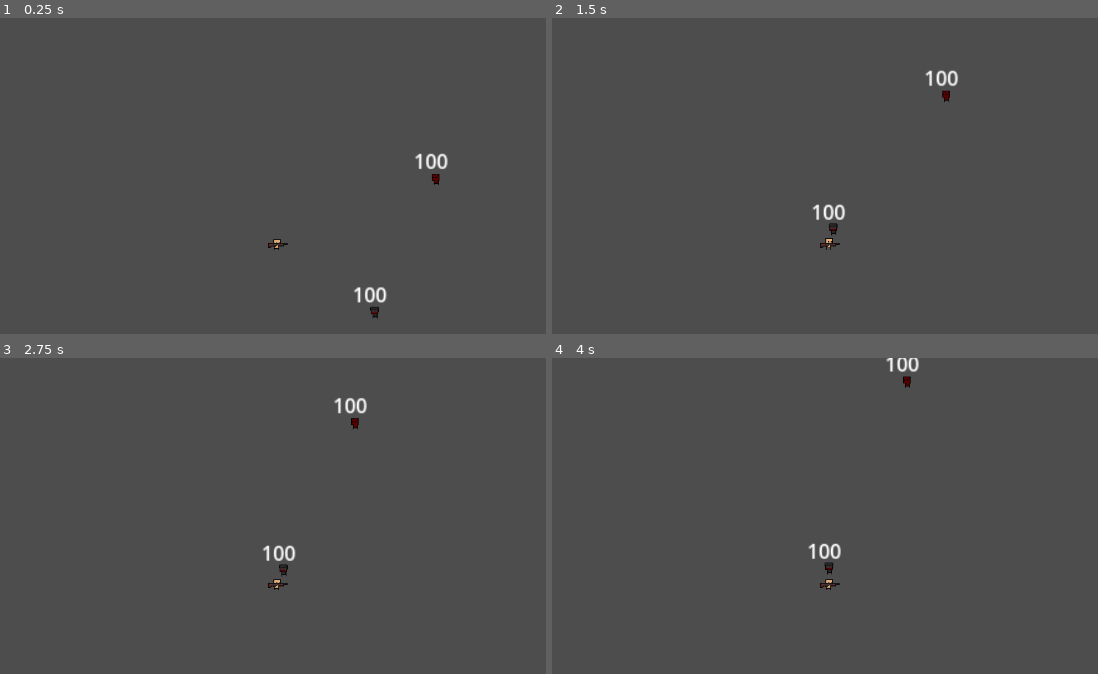
Above: before the commit, frames 1-4 (two rows, left to right).
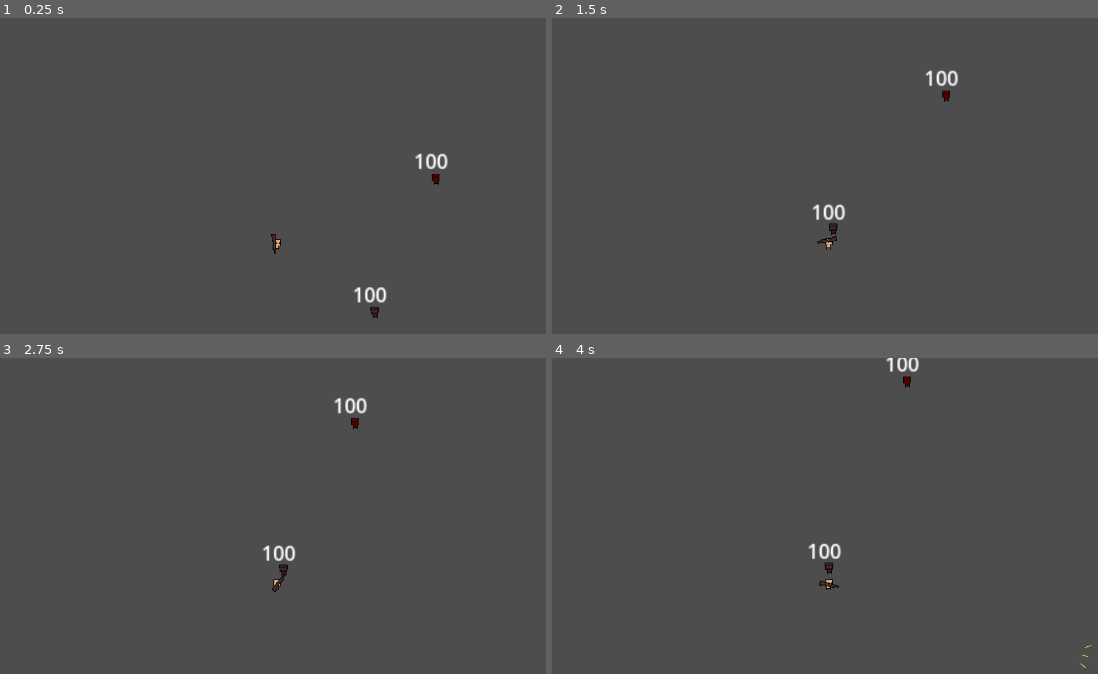
Above: after the commit, the same moments.

Repository: Uhboer/deffusion
Game: Godot game, scene res://scenes/world.tscn
The game is run twice, just before and just after one commit, with the same random seed, the same clock (stepped at 60 frames per second) and the same inputs.
Inputs (mouse positions are in pixels of both pictures, inside the frame that each line leads up to):
- Up to frame 1 (0.25 s): no input
- Up to frame 2 (1.5 s): tap Enter at 0.5 s; move the mouse to (1005, 220) at 0.52 s; tap D (D) at 0.6 s; tap S (S) at 0.8, 1.35 s; tap Space at 1.25 s; move the mouse to (666, 264) at 1.27 s
- Up to frame 3 (2.75 s): click (114, 604) at 1.55 s; tap Enter at 2 s; move the mouse to (354, 484) at 2.02 s; click (354, 484) at 2.1 s; tap D (D) at 2.3 s
- Up to frame 4 (4 s): tap Space at 2.75 s; move the mouse to (786, 670) at 2.77 s; tap A (A) at 2.85 s; tap S (S) at 3.05 s; move the mouse to (1070, 648) at 3.52 s; tap D (D) at 3.6 s; click (1070, 648) at 3.8 s

The runs differ from the first frame. In frame 1, less than 0.1% of the frame differs, in the area x 49-53%, y 68-75%; in frame 2, less than 0.1%, in the area x 48-53%, y 68-73%; in frame 3, less than 0.1%; in frame 4, less than 0.1%.
Error before the commit: Parse Error: Identifier "bullet" not declared in the current scope. (res://scenes/marker_2d.gd:19)

Commit message:
tweak pump system, fix marker shitcode

Diff:
--- a/scenes/marker_2d.gd
+++ b/scenes/marker_2d.gd
@@ -1,6 +1,6 @@
 extends Node2D
 
-@export var bullet_scene : PackedScene
+@export var bullet : PackedScene
 
 @onready var character = $".."
 @onready var anim = $wearpon
@@ -16,7 +16,11 @@
 
 
 func shoot():
-	var b = bullet.instantiate()
-	add_child(b)
-	b.transform = $Node/Marker2D.global_transform
-	anim.play("ShootgunPump")
+	if shooted == false:
+		shooted = true
+		var b = bullet.instantiate()
+		add_child(b)
+		b.transform = $Node/Marker2D.global_transform
+		anim.play("ShootgunPump")
+		await get_tree().create_timer(1).timeout
+		shooted = false
--- a/scenes/marker_2d.tscn
+++ b/scenes/marker_2d.tscn
@@ -39,7 +39,7 @@
 
 [node name="Marker2D" type="Node2D"]
 script = ExtResource("1_o1dlb")
-bullet_scene = ExtResource("2_uwcaw")
+bullet = ExtResource("2_qqlsa")
 
 [node name="wearpon" type="AnimatedSprite2D" parent="."]
 position = Vector2(1, 2)
Not shown: 1 places in scenes/marker_2d.tscn that only renumber resources
